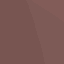
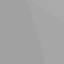
Layer changes from the first (64, 64) image to the second:
painted on "Layer 0" over [0, 0, 64, 64]
